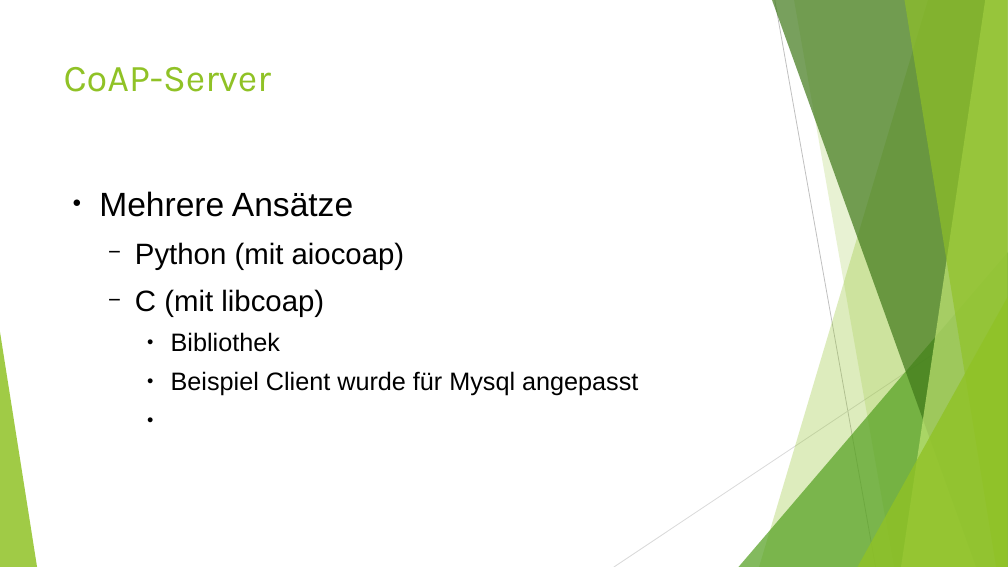
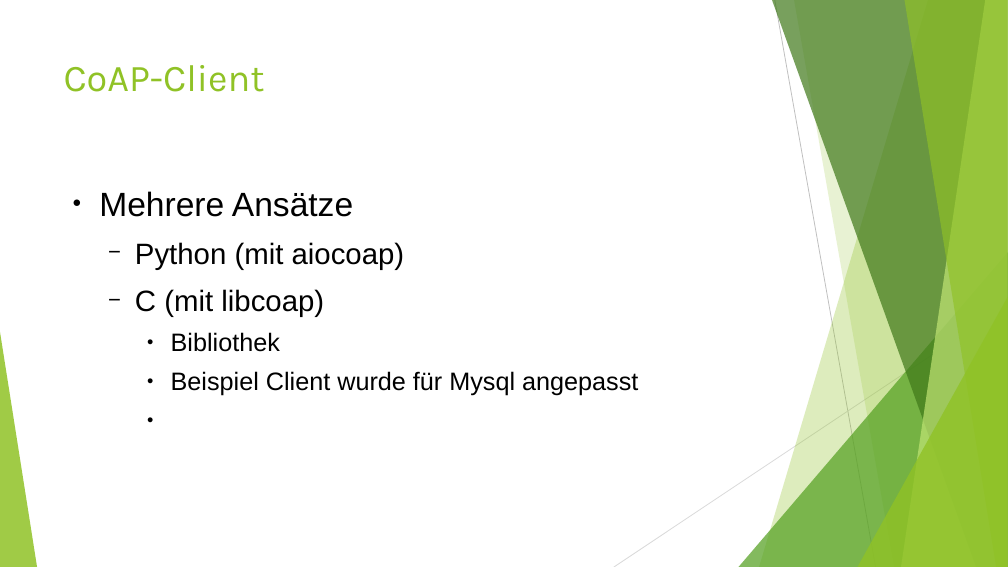
Before and after one commit to smartuni/Environ.me, a slide deck: slide 12 of Documentation/Environ_Me.odp (slide 11 before the commit). Drawn at 1008x567 pixels with LibreOffice and Linux fonts; fonts in the diff are those of the drawing. Boxes give left, top, right and bottom in pixels: in the first picture for what was removed or moved away, otherwise in the second. Text is boxed around its words. In the diff, an @@ line names an element or a change of style, - is before the commit and + after.

Commit message:
changed coap-client presentation

```diff
--- a/Documentation/Environ_Me.odp
+++ b/Documentation/Environ_Me.odp
@@ title at (64, 65, 265, 92): text changed @@
-CoAP-Server
+CoAP-Client
```
Also in this commit, not shown: 1 other slide changed, 2 slides added, 1 slide removed, 1 other file.
